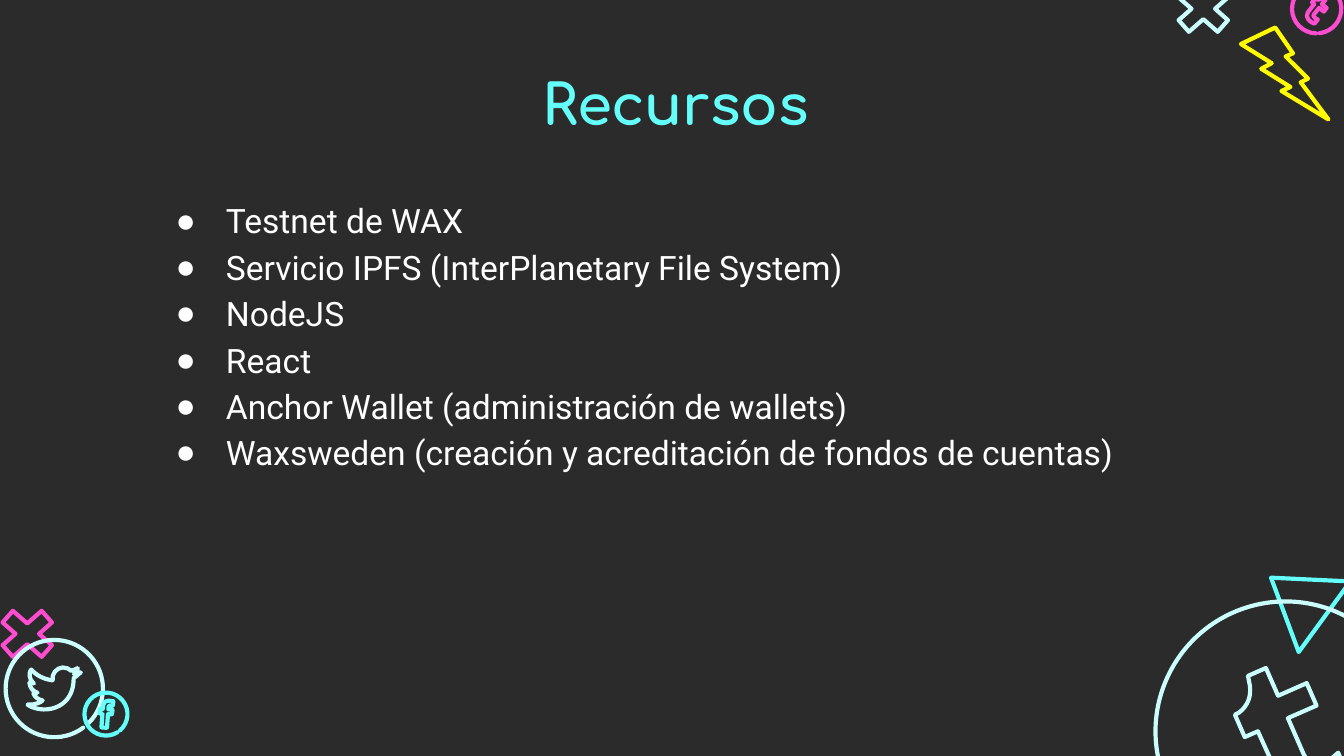
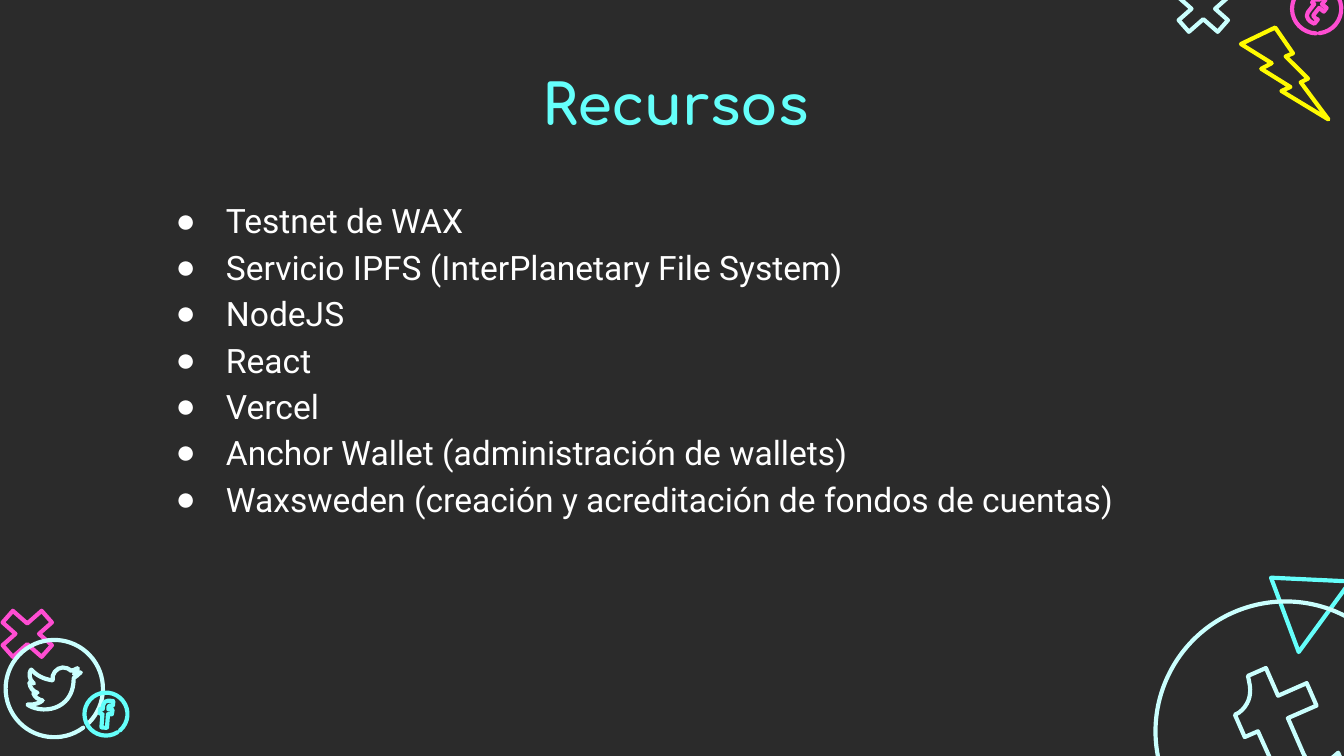
Before and after one commit to Lorena20U/nft_rifa, a slide deck: slide 4 of Presentación.pptx. Drawn at 1344x756 pixels with LibreOffice and Linux fonts; fonts in the diff are those of the drawing; background and template pictures are left out; a plain dark background stands for a picture behind light text. Boxes give left, top, right and bottom in pixels: in the first picture for what was removed or moved away, otherwise in the second. Text is boxed around its words. In the diff, an @@ line names an element or a change of style, - is before the commit and + after.

```diff
--- a/Presentación.pptx
+++ b/Presentación.pptx
@@ text at <box>226,393,319,420</box>: paragraph added @@
+● Vercel
```
Also in this commit, not shown: 2 other slides changed, 1 other file.
